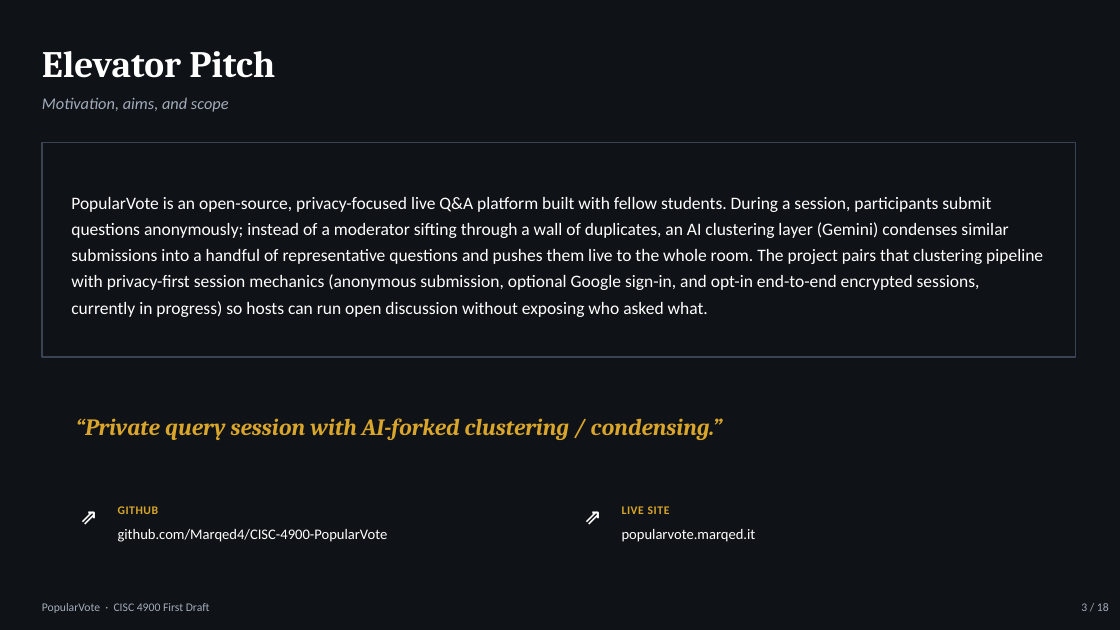
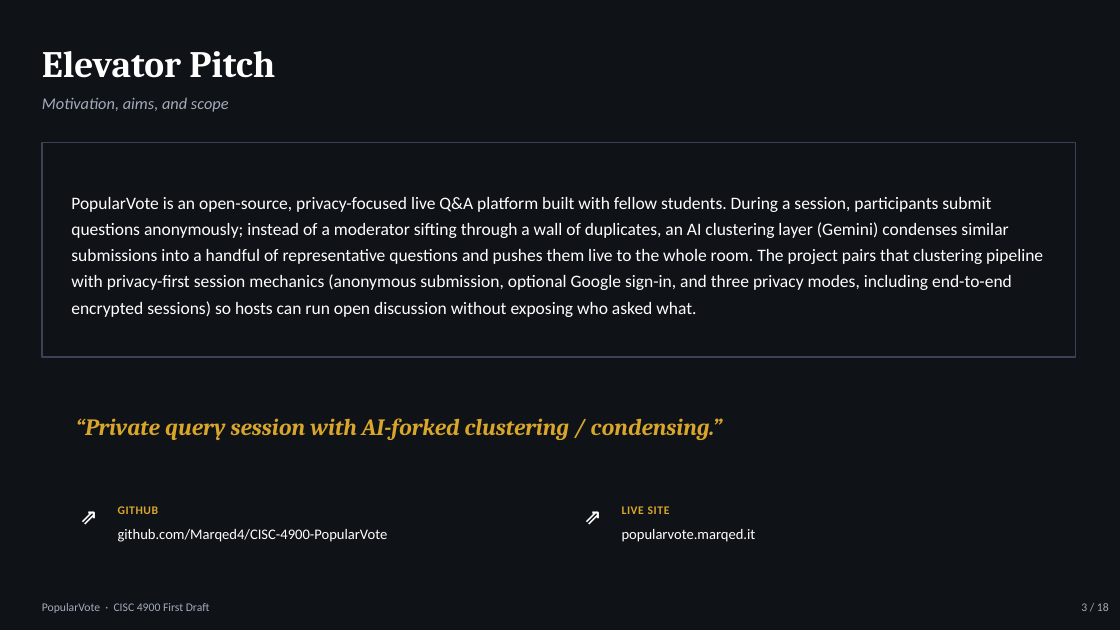
Before and after one commit to Marqed4/cisc-4900-popularvote, a slide deck: slide 3 of examples/PopularVote_Sixteenth_Draft_Dark.pptx. Drawn at 1120x630 pixels with LibreOffice and Linux fonts; fonts in the diff are those of the drawing. Boxes give left, top, right and bottom in pixels: in the first picture for what was removed or moved away, otherwise in the second. Text is boxed around its words. In the diff, an @@ line names an element or a change of style, - is before the commit and + after.

Commit message:
Update slides for privacy modes

```diff
--- a/examples/PopularVote_Sixteenth_Draft_Dark.pptx
+++ b/examples/PopularVote_Sixteenth_Draft_Dark.pptx
@@ text at [71, 197, 1043, 317]: text changed @@
-PopularVote is an open-source, privacy-focused live Q&A platform built with fellow students. During a session, participants submit questions anonymously; instead of a moderator sifting through a wall of duplicates, an AI clustering layer (Gemini) condenses similar submissions into a handful of representative questions and pushes them live to the whole room. The project pairs that clustering pipeline with privacy-first session mechanics (anonymous submission, optional Google sign-in, and opt-in end-to-end encrypted sessions, currently in progress) so hosts can run open discussion without exposing who asked what.
+PopularVote is an open-source, privacy-focused live Q&A platform built with fellow students. During a session, participants submit questions anonymously; instead of a moderator sifting through a wall of duplicates, an AI clustering layer (Gemini) condenses similar submissions into a handful of representative questions and pushes them live to the whole room. The project pairs that clustering pipeline with privacy-first session mechanics (anonymous submission, optional Google sign-in, and three privacy modes, including end-to-end encrypted sessions) so hosts can run open discussion without exposing who asked what.
```
Also in this commit, not shown: 5 other slides changed.
